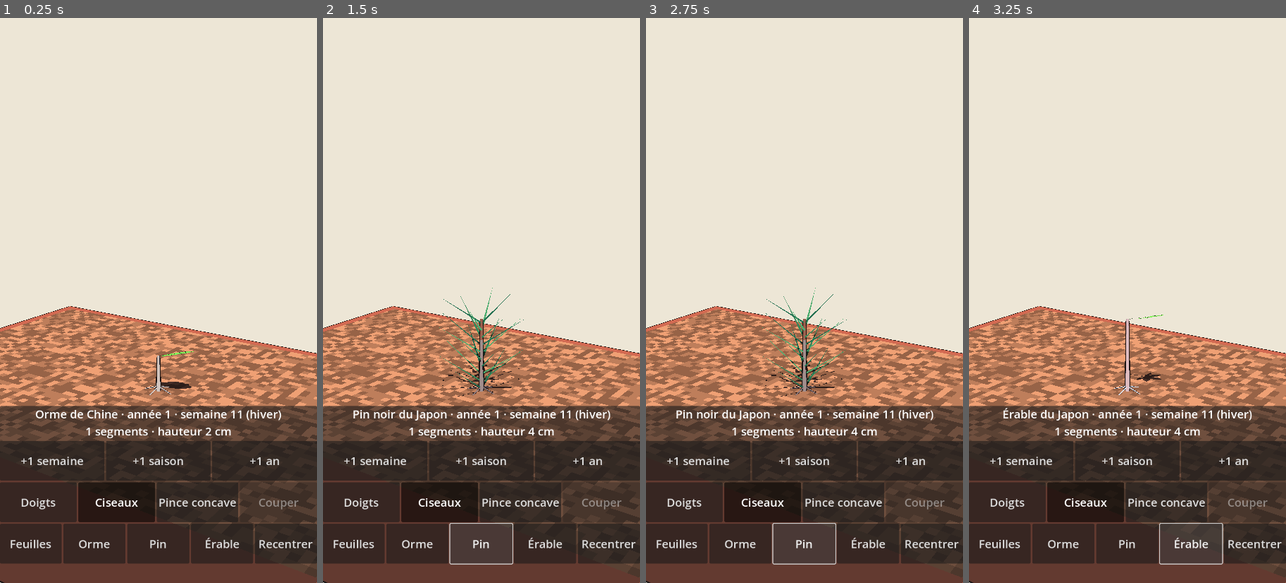
Above: before the commit, frames 1-4 (left to right).
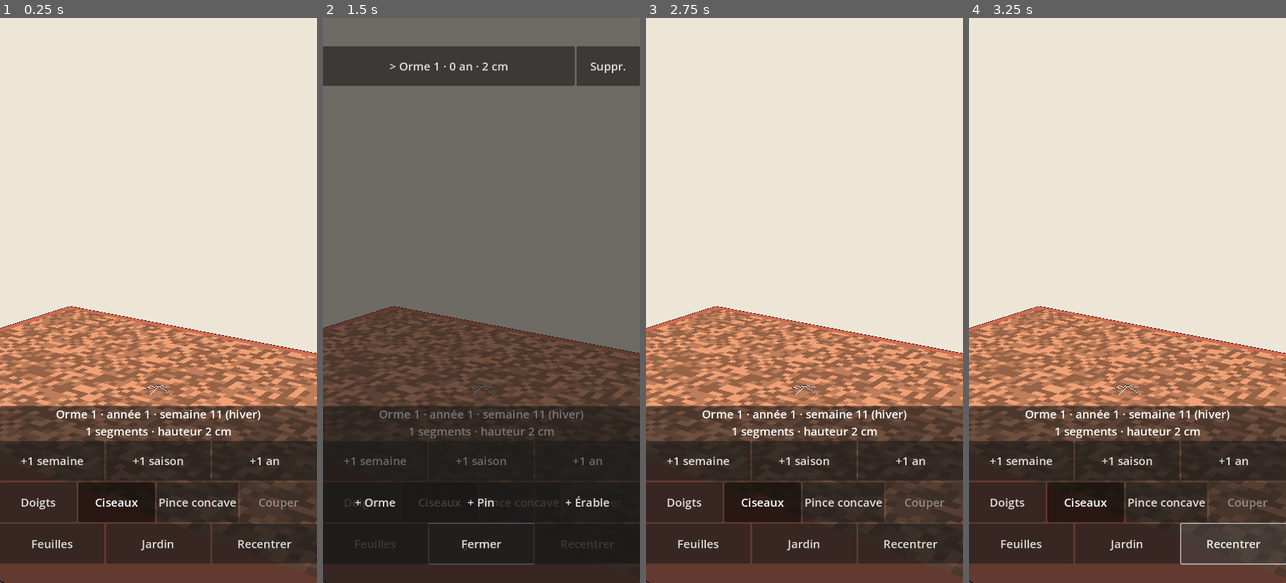
Above: after the commit, the same moments.

Repository: Ankool29/bonzai
Game: Godot game, scene res://scenes/main.tscn
Two runs of this game, one before a commit and one after it. Both use one fixed random seed, a clock stepped at 60 frames per second and the inputs below.
Inputs (mouse positions are in pixels of both pictures, inside the frame that each line leads up to):
- Up to frame 1 (0.25 s): no input
- Up to frame 2 (1.5 s): click (418, 543) at 0.5 s, where only the run before the commit has a clickable "Orme"; click (481, 543) at 1.25 s, where only the run after the commit has a clickable "Jardin"
- Up to frame 3 (2.75 s): click (804, 543) at 2 s, where only the run before the commit has a clickable "Pin"
- Up to frame 4 (3.25 s): click (1190, 543) at 2.75 s, where only the run before the commit has a clickable "Érable"

The runs differ from the first frame. In frame 1, 1.6% of the frame differs, in the area x 3-99%, y 59-97%; in frame 2, 88%, in the area x 0-100%, y 0-100%; in frame 3, 2.2%; in frame 4, 1.8%.

Commit message:
Étape 14 : jardin de plusieurs arbres, un seul calendrier, sauvegarde automatique
Co-Authored-By: Claude Opus 5.5 <noreply@anthropic.com>
Claude-Session: https://claude.ai/code/session_01MAppfJEzF7Td7hJP7q14tM

Diff:
--- /dev/null
+++ b/scripts/garden.gd
@@ -0,0 +1,72 @@
+class_name Garden
+## Le jardin : tous les arbres du joueur, sur un même calendrier, sauvegardés dans user://.
+## Un fichier d'index (noms, arbre ouvert) et un fichier par arbre (on ne réécrit que celui qui change).
+
+const INDEX := "user://jardin.save"
+
+var trees: Array[TreeSim] = []
+var names: Array[String] = []
+var ids: Array[int] = []
+var current := 0
+var next_id := 1
+
+
+func load_all() -> void:
+	if not FileAccess.file_exists(INDEX):
+		return
+	var f := FileAccess.open(INDEX, FileAccess.READ)
+	var d: Dictionary = f.get_var()
+	current = d["current"]
+	next_id = d["next_id"]
+	for k in d["ids"].size():
+		var tf := FileAccess.open(_path(d["ids"][k]), FileAccess.READ)
+		if tf == null:
+			continue  # fichier d'arbre perdu : on garde les autres
+		var t := TreeSim.new()
+		t.from_data(tf.get_var())
+		trees.append(t)
+		ids.append(d["ids"][k])
+		names.append(d["names"][k])
+	current = clampi(current, 0, maxi(trees.size() - 1, 0))
+
+
+## Nouvel arbre à la date du jardin ; devient l'arbre ouvert.
+func add(species: Dictionary) -> void:
+	var t := TreeSim.new()
+	t.reset(randi(), species, trees[0].week if not trees.is_empty() else 10)
+	trees.append(t)
+	ids.append(next_id)
+	names.append("%s %d" % [t.name.split(" ")[0], next_id])
+	next_id += 1
+	current = trees.size() - 1
+	save_tree(current)
+	save_index()
+
+
+func remove(i: int) -> void:
+	DirAccess.remove_absolute(_path(ids[i]))
+	trees.remove_at(i)
+	ids.remove_at(i)
+	names.remove_at(i)
+	current = clampi(current if current < i else current - 1, 0, trees.size() - 1)
+	save_index()
+
+
+func save_index() -> void:
+	var f := FileAccess.open(INDEX, FileAccess.WRITE)
+	f.store_var({"current": current, "next_id": next_id, "ids": ids, "names": names})
+
+
+func save_tree(i: int) -> void:
+	var f := FileAccess.open(_path(ids[i]), FileAccess.WRITE)
+	f.store_var(trees[i].to_data())
+
+
+func save_all() -> void:
+	for i in trees.size():
+		save_tree(i)
+	save_index()
+
+
+func _path(id: int) -> String:
+	return "user://arbre_%d.save" % id
--- a/scripts/main.gd
+++ b/scripts/main.gd
@@ -4,7 +4,9 @@
 ## Pour avancer le temps : la période est calculée dans un fil de calcul (petit chargement), puis la pousse
 ## est jouée par la carte graphique à partir d'un seul maillage (voir shaders/anim.gdshaderinc).
 
-var sim := TreeSim.new()
+var garden := Garden.new()
+var sim: TreeSim             # arbre ouvert
+var garden_panel: PanelContainer
 var wood_mi := MeshInstance3D.new()
 var leaves_mi := MeshInstance3D.new()
 var needles_mi := MeshInstance3D.new()
@@ -90,9 +92,10 @@
 	overlay.mesh = ImmediateMesh.new()
 	world.add_child(overlay)
 	_build_ui()
-	_set_species(Species.ELM)
-	_refresh()
-	_recenter()
+	garden.load_all()
+	if garden.trees.is_empty():
+		garden.add(Species.ELM)
+	_open(garden.current)
 
 
 ## Pot rectangulaire en terre cuite, terre d'akadama en granulés.
@@ -113,11 +116,18 @@
 	world.add_child(soil)
 
 
-func _set_species(species: Dictionary) -> void:
-	sim.reset(randi(), species)
+## Ouvre l'arbre i du jardin.
+func _open(i: int) -> void:
+	garden.current = i
+	garden.save_index()
+	sim = garden.trees[i]
 	wood_mi.material_override = TreeMesh.bark_material(sim)
 	var lm := leaves_mi.material_override as ShaderMaterial
 	lm.set_shader_parameter("autumn_color", sim.autumn_color)
+	_clear_cut()
+	layout = sim.layout
+	_refresh()
+	_recenter()
 
 
 func _build_ui() -> void:
@@ -164,9 +174,7 @@
 	var row3 := HBoxContainer.new()
 	box.add_child(row3)
 	_button(row3, "Feuilles", _toggle_leaves)
-	_button(row3, "Orme", func(): _new_tree(Species.ELM))
-	_button(row3, "Pin", func(): _new_tree(Species.PINE))
-	_button(row3, "Érable", func(): _new_tree(Species.MAPLE))
+	_button(row3, "Jardin", _show_garden)
 	_button(row3, "Recentrer", _recenter)
 	# Chargement : une feuille qui tourne au milieu de l'écran pendant le calcul de la période.
 	loader = Polygon2D.new()
@@ -182,6 +190,67 @@
 	var bottom := Control.new()  # marge pour la barre de gestes du téléphone
 	bottom.custom_minimum_size.y = 40 * ui_scale
 	box.add_child(bottom)
+	garden_panel = PanelContainer.new()  # liste des arbres, par-dessus tout
+	garden_panel.set_anchors_preset(Control.PRESET_FULL_RECT)
+	garden_panel.theme = theme
+	garden_panel.visible = false
+	layer.add_child(garden_panel)
+
+
+## Jardin : une ligne par arbre (toucher pour l'ouvrir, « Suppr. » deux fois pour le supprimer),
+## puis les boutons pour mettre un nouvel arbre en pot.
+func _show_garden() -> void:
+	if _busy():
+		return
+	for c in garden_panel.get_children():
+		c.queue_free()
+	var box := VBoxContainer.new()
+	garden_panel.add_child(box)
+	var top := Control.new()
+	top.custom_minimum_size.y = 60 * ui_scale
+	box.add_child(top)
+	var scroll := ScrollContainer.new()
+	scroll.size_flags_vertical = Control.SIZE_EXPAND_FILL
+	box.add_child(scroll)
+	var list := VBoxContainer.new()
+	list.size_flags_horizontal = Control.SIZE_EXPAND_FILL
+	scroll.add_child(list)
+	for i in garden.trees.size():
+		var t := garden.trees[i]
+		var row := HBoxContainer.new()
+		list.add_child(row)
+		var age := (t.week - t.planted) / 52
+		var label := "%s · %d an%s · %d cm" % [garden.names[i], age, "s" if age > 1 else "", roundi(t.height() * 100.0)]
+		var open := _button(row, ("> " if i == garden.current else "") + label, func():
+			garden_panel.visible = false
+			_open(i))
+		open.size_flags_stretch_ratio = 4.0
+		var del := _button(row, "Suppr.", Callable())
+		del.pressed.connect(func():
+			if garden.trees.size() <= 1:
+				_say("Il faut garder au moins un arbre.")
+			elif del.text != "Sûr ?":
+				del.text = "Sûr ?"
+			else:
+				var was_open := i == garden.current
+				garden.remove(i)
+				if was_open:
+					_open(garden.current)
+				_show_garden())
+	var row2 := HBoxContainer.new()
+	box.add_child(row2)
+	for sp in [Species.ELM, Species.PINE, Species.MAPLE]:
+		_button(row2, "+ " + str(sp["name"]).split(" ")[0], func():
+			garden_panel.visible = false
+			garden.add(sp)
+			_open(garden.current))
+	var row3 := HBoxContainer.new()
+	box.add_child(row3)
+	_button(row3, "Fermer", func(): garden_panel.visible = false)
+	var bottom := Control.new()
+	bottom.custom_minimum_size.y = 40 * ui_scale
+	box.add_child(bottom)
+	garden_panel.visible = true
 
 
 func _button(parent: Control, text: String, cb: Callable) -> Button:
@@ -189,7 +258,8 @@
 	b.text = text
 	b.custom_minimum_size.y = 90 * ui_scale
 	b.size_flags_horizontal = Control.SIZE_EXPAND_FILL
-	b.pressed.connect(cb)
+	if cb.is_valid():
+		b.pressed.connect(cb)
 	parent.add_child(b)
 	return b
 
@@ -200,7 +270,8 @@
 	if _busy():
 		return
 	_clear_cut()
-	sim.begin_period()
+	for t in garden.trees:
+		t.begin_period()
 	anim_t0 = sim.week
 	anim_t1 = sim.week + weeks
 	anim_dur = clampf(0.8 + weeks * 0.1, 1.0, 6.0)
@@ -210,8 +281,9 @@
 	loader.visible = true
 	_set_buttons(false)
 	task = WorkerThreadPool.add_task(func():
-		for i in weeks:
-			sim.step_week()
+		for t in garden.trees:  # un seul calendrier : tout le jardin pousse, seul l'arbre ouvert est maillé
+			for i in weeks:
+				t.step_week()
 		built = TreeMesh.build(sim, PackedInt32Array(), t_start, sim.week, leaves)
 		calc_ms = Time.get_ticks_msec() - start_ms)
 
@@ -233,6 +305,7 @@
 		task = -1
 		loader.visible = false
 		layout = sim.layout
+		garden.save_all()
 		_show(built)
 		anim_now = anim_t0
 		playing = true
@@ -295,6 +368,7 @@
 		_say("Trop épais pour les ciseaux : prends la pince concave.")
 		return
 	if sim.prune(i, tool == 2):
+		garden.save_tree(garden.current)
 		_clear_cut()
 		layout = sim.layout
 		_refresh()
@@ -318,16 +392,6 @@
 		return
 	show_leaves = not show_leaves
 	_refresh()
-
-
-func _new_tree(species: Dictionary) -> void:
-	if _busy():
-		return
-	_set_species(species)
-	_clear_cut()
-	layout = sim.layout
-	_refresh()
-	_recenter()
 
 
 ## Arbre immobile à la date actuelle (après une coupe, une sélection, un changement d'affichage).
@@ -362,7 +426,7 @@
 		season = "automne"
 	var extra := "calcul %d ms" % calc_ms if calc_ms > 0 else "%d segments" % sim.segs.size()
 	info.text = "%s · année %d · semaine %d (%s)\n%s · hauteur %d cm" % [
-		sim.name, wk / 52 + 1, w + 1, season, extra, roundi(sim.height() * 100.0)]
+		garden.names[garden.current], wk / 52 + 1, w + 1, season, extra, roundi(sim.height() * 100.0)]
 
 
 func _update_cam() -> void:
--- a/scripts/tree_sim.gd
+++ b/scripts/tree_sim.gd
@@ -105,21 +105,63 @@
 var layout := 0               # change quand des segments sont retirés (les indices changent)
 var fallen: Array = []        # rameaux morts tombés pendant la période : [début, fin, rayon, séchage, chute]
 var rng := RandomNumberGenerator.new()
-
-
-func reset(seed_value: int = 1, species: Dictionary = Species.ELM) -> void:
+var planted := 10             # semaine de mise en pot
+
+
+## start_week : date du jardin (10 = début mars de l'année 1).
+func reset(seed_value: int = 1, species: Dictionary = Species.ELM, start_week := 10) -> void:
 	for k in species:
 		set(k, species[k])
 	rng.seed = seed_value
 	segs.clear()
 	reserve = 0.0
-	week = 10  # début mars, année 1
+	week = start_week
+	planted = start_week
 	var s := Seg.new()
+	s.born = start_week
 	s.end = Vector3(0, internode * 2.0, 0)
 	s.term_bud = true
 	s.radius = tip_radius
 	_set_lateral(s, Vector3.UP)
 	segs.append(s)
+
+
+## Sauvegarde : toutes les variables de l'arbre (fiche espèce comprise) et des segments, colonne par colonne,
+## plus l'état du hasard pour que la suite de la pousse soit la même.
+func to_data() -> Dictionary:
+	var d := {}
+	for p in get_property_list():
+		if p.usage & PROPERTY_USAGE_SCRIPT_VARIABLE and p.name != "segs" and p.name != "rng" and p.name != "fallen":
+			d[p.name] = get(p.name)
+	d["rng_seed"] = rng.seed
+	d["rng_state"] = rng.state
+	var cols := {}
+	if not segs.is_empty():
+		for p in segs[0].get_property_list():
+			if p.usage & PROPERTY_USAGE_SCRIPT_VARIABLE:
+				var col := []
+				for sg in segs:
+					col.append(sg.get(p.name))
+				cols[p.name] = col
+	d["segs"] = cols
+	d["count"] = segs.size()
+	return d
+
+
+func from_data(d: Dictionary) -> void:
+	for k in d:
+		if k != "segs" and k != "count" and k != "rng_seed" and k != "rng_state":
+			set(k, d[k])
+	rng.seed = d["rng_seed"]
+	rng.state = d["rng_state"]
+	segs.clear()
+	fallen.clear()
+	var cols: Dictionary = d["segs"]
+	for i in int(d["count"]):
+		var sg := Seg.new()
+		for k in cols:
+			sg.set(k, cols[k][i])
+		segs.append(sg)
 
 
 ## Début d'une période animée : on note les épaisseurs et on vide la liste des rameaux tombés.
Not shown, changed: CLAUDE.md
Not shown, changed: docs/A_CORRIGER.md
Not shown, added: docs/ETAPE14.md
